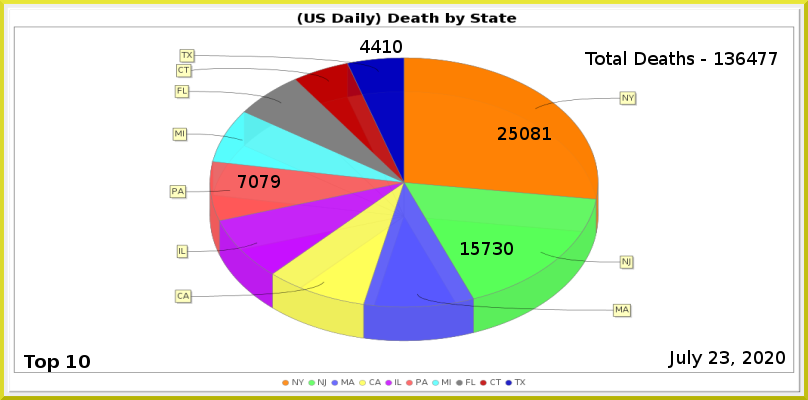
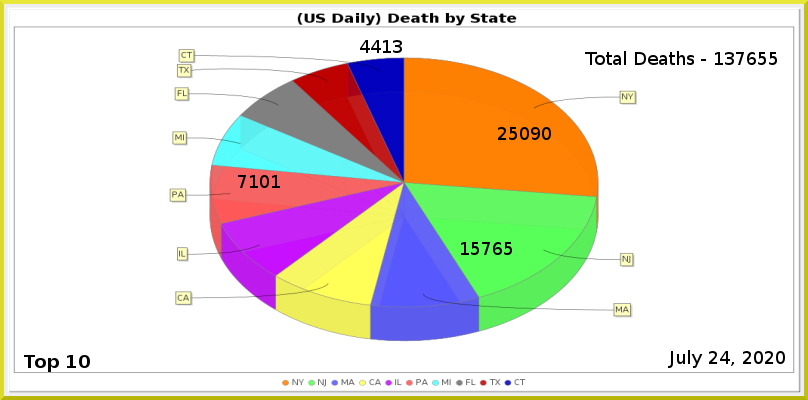
Revision of a layered 808px x 400px image; what changed, layer by layer:
painted on "Least" over (393, 40, 402, 53)
painted on "PA" over (249, 175, 280, 188)
painted on "NJ" over (493, 242, 513, 255)
painted on "NY" over (531, 127, 551, 140)
renamed "Total Deaths - 136477" to "Total Deaths - 137655", painted on it over (736, 52, 777, 65)
painted on "Current Date" over (720, 351, 730, 364)
painted on "Death_by_State.png" over (169, 48, 637, 386)
